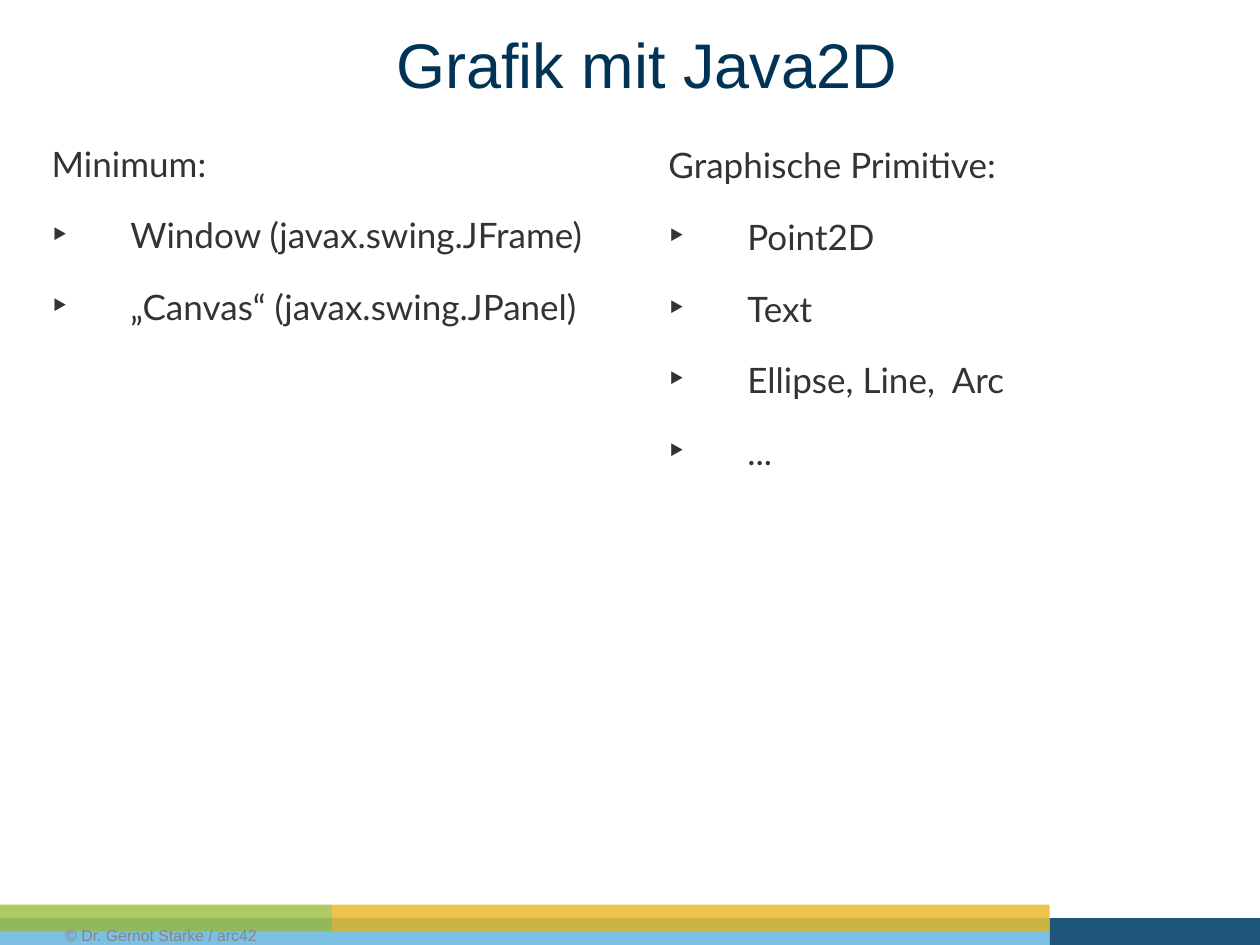
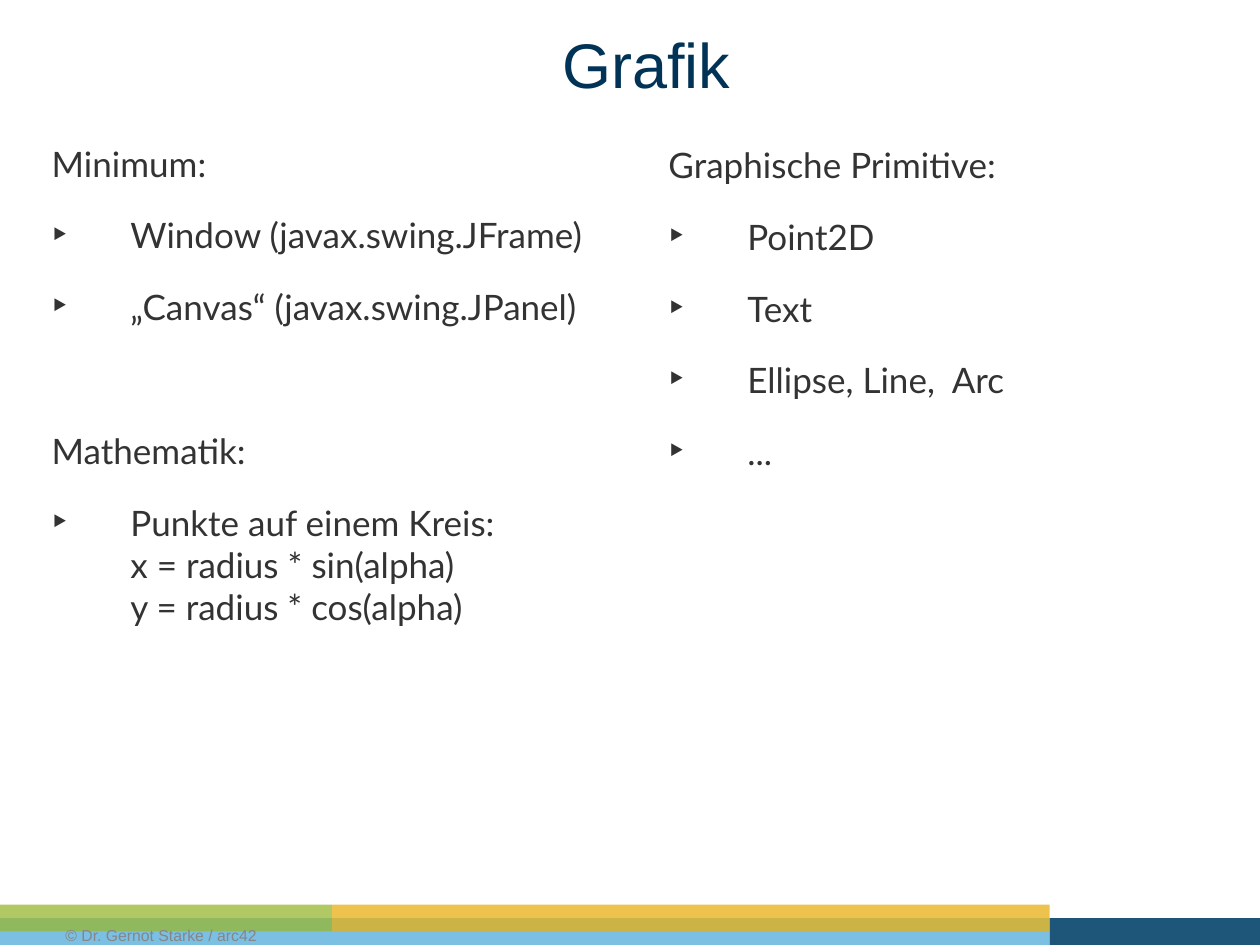
Before and after one commit to gernotstarke/cirQlizr, a slide deck: slide 3 of doc/Design-Challenge.pptx. Drawn at 1260x945 pixels with LibreOffice and Linux fonts; fonts in the diff are those of the drawing. Boxes give left, top, right and bottom in pixels: in the first picture for what was removed or moved away, otherwise in the second. Text is boxed around its words. In the diff, an @@ line names an element or a change of style, - is before the commit and + after.

```diff
--- a/doc/Design-Challenge.pptx
+++ b/doc/Design-Challenge.pptx
@@ title at (563, 42, 731, 89): text changed @@
-Grafik mit Java2D
+Grafik
@@ text at (52, 438, 494, 626): paragraphs added @@
+Mathematik:
+‣ Punkte auf einem Kreis:
+  x = radius * sin(alpha)
+  y = radius * cos(alpha)
```
Also in this commit, not shown: 2 other slides changed.
